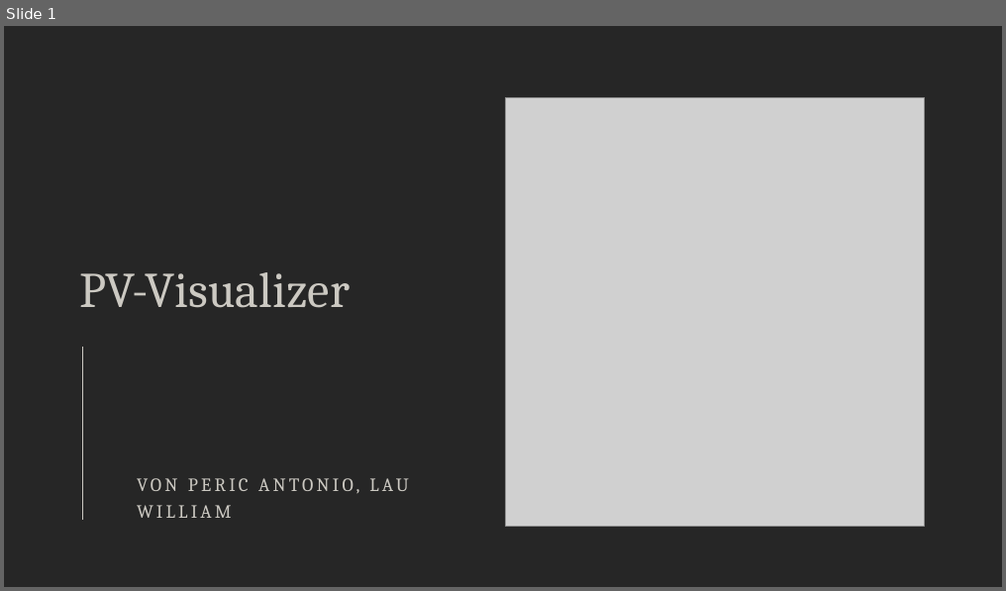
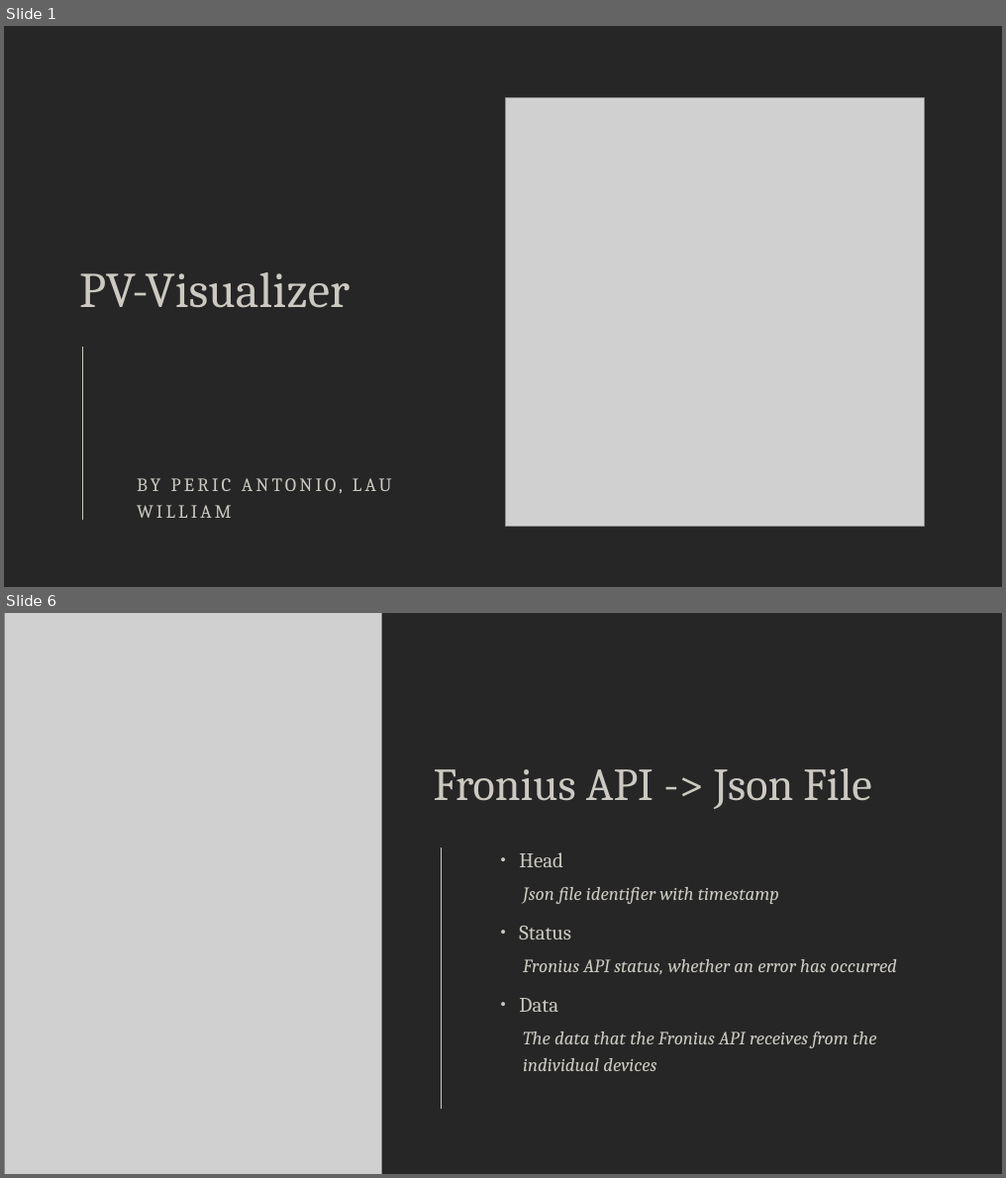
Before and after one commit to Team-Pv-Visualizer/PV-Visualizer, a slide deck: Documents/PVV-Visualizer.pptx. Shown one above the other, each under a label of ours: slide 1 before the commit, slides 1 and 6 after it; the slides between them are not shown. The pictures are 1006x591 and 1006x1178 pixels, drawn with LibreOffice and Linux fonts; fonts in the diff are those of the drawing; grey boxes stand for pictures. Boxes give left, top, right and bottom in pixels: in the first picture for what was removed or moved away, otherwise in the second. Text is boxed around its words. In the diff, an @@ line names an element or a change of style, - is before the commit and + after.

```diff
--- a/Documents/PVV-Visualizer.pptx
+++ b/Documents/PVV-Visualizer.pptx
@@ slide 6 added at (x1=4, y1=613, x2=1002, y2=1174), background #262626 @@
@@ picture added at (x1=4, y1=613, x2=381, y2=1174) @@
@@ title added at (x1=434, y1=768, x2=871, y2=809), 44 pt, text #CCC9C2 @@
+Fronius API -> Json File
@@ line added from (442, 848) to (442, 1109), #CCC9C2 0.85 pt @@
@@ text added at (x1=519, y1=853, x2=897, y2=1071), 18 pt, text #CCC9C2, italic @@
+• Head
+  Json file identifier with timestamp
+• Status
+  Fronius API status, whether an error has occurred
+• Data
+  The data that the Fronius API receives from the individual devices
@@ slide 1 changed as well @@
@@ subtitle at (x1=137, y1=478, x2=392, y2=518): text changed @@
-VON PERIC ANTONIO, LAU WILLIAM
+BY PERIC ANTONIO, LAU WILLIAM
```
Also in this commit, not shown: 2 other slides changed, 14 other slides added, 20 slides removed, 1 other file.
